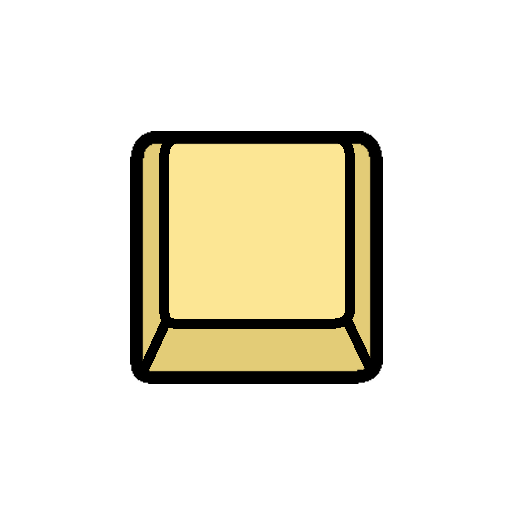
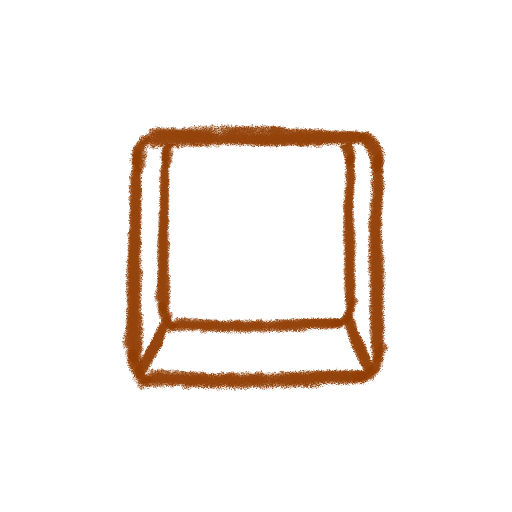
The second 512px x 512px image is a revision of the first. Changes to its layers:
added layer "Layer 4 Copy" above "Layer 1" over box(122, 123, 389, 392)
hid "Layer 1" over box(159, 133, 355, 329)
hid "Layer 2" over box(138, 314, 376, 378)
hid "Layer 1 Copy" over box(130, 131, 383, 384)
hid "Layer 3" over box(136, 137, 378, 376)
